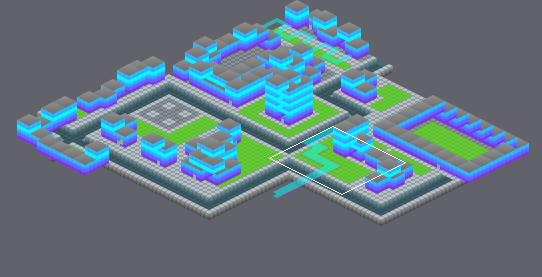
Two versions of a level (Tiled map, areas/default.tmx). The picture above shows the old version from afar; the outline marks the close-up.
Close-up. Before the edit:
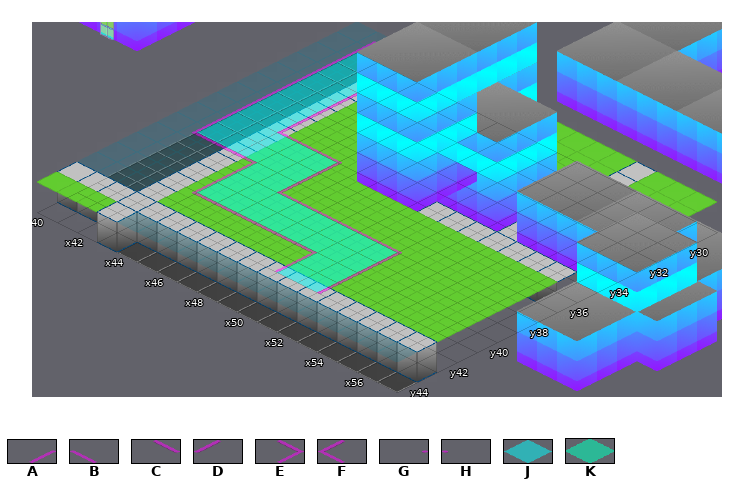
Cells are 64x32 px. Isometric: x runs down to the right, y down to the left. Shown: x 40..57, y 29..44. The commit also changed other parts of the map, which this record leaves out. Layer "Floor 4" is drawn 0,-96 px off the grid.
Key: from "Skybox Tileset": A 0, B 0 flipped left-right, C 1, D 1 flipped left-right, E 2, F 2 flipped left-right, G 3, H 3 flipped left-right, J 10; from "test_floor": K 2 "Ice".
_ is an empty cell.
Layers that did not change in this view are not listed.
Layer "Floor 4" before, first column x 40:
29 __________________
30 __________________
31 __AJJD____________
32 __AJKD____________
33 __AJJD____________
34 __AJJD____________
35 __AJJD____________
36 __AJJD____________
37 __AJJFBBH_________
38 __AJJJJJD_________
39 __AJJJJJD_________
40 __GCCEJJFBBBBBH___
41 _____AJJJJJJJJD___
42 _____AJJJJJJJJD___
43 _____GCCCCCEJJD___
44 ___________AJJD___
After the commit:
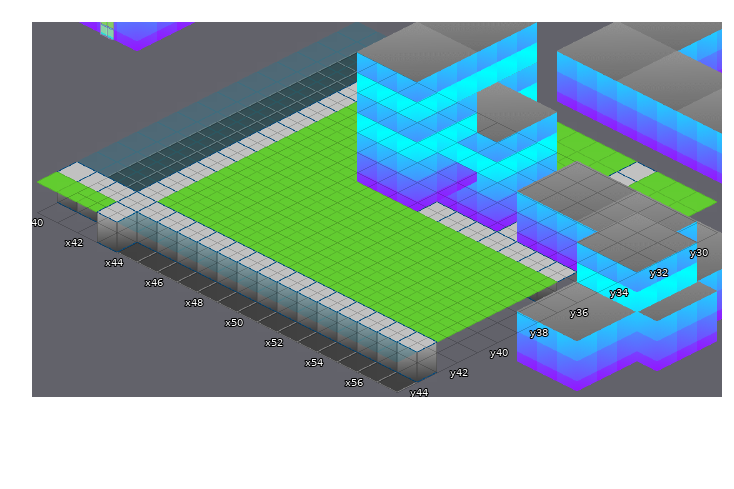
From old to new:
Layer "Floor 4":
y 31..32: x 42..43 AJ -> __
y 33: x 42..44 AJJ -> ___
y 34..36: x 42..45 AJJD -> ____
y 37: x 42..48 AJJFBBH -> _______
y 38..39: x 42..48 AJJJJJD -> _______
y 40: x 42..54 GCCEJJFBBBBBH -> _____________
y 41..42: x 45..54 AJJJJJJJJD -> __________
y 43: x 45..54 GCCCCCEJJD -> __________
y 44: x 51..54 AJJD -> ____
